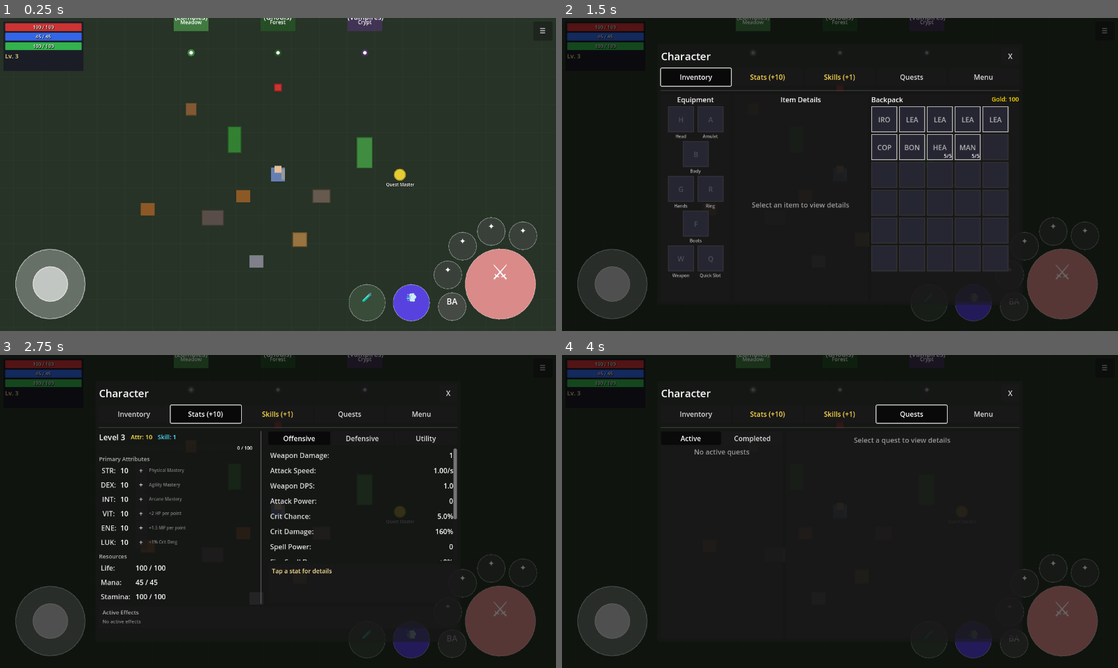
Above: before the commit, frames 1-4 (two rows, left to right).
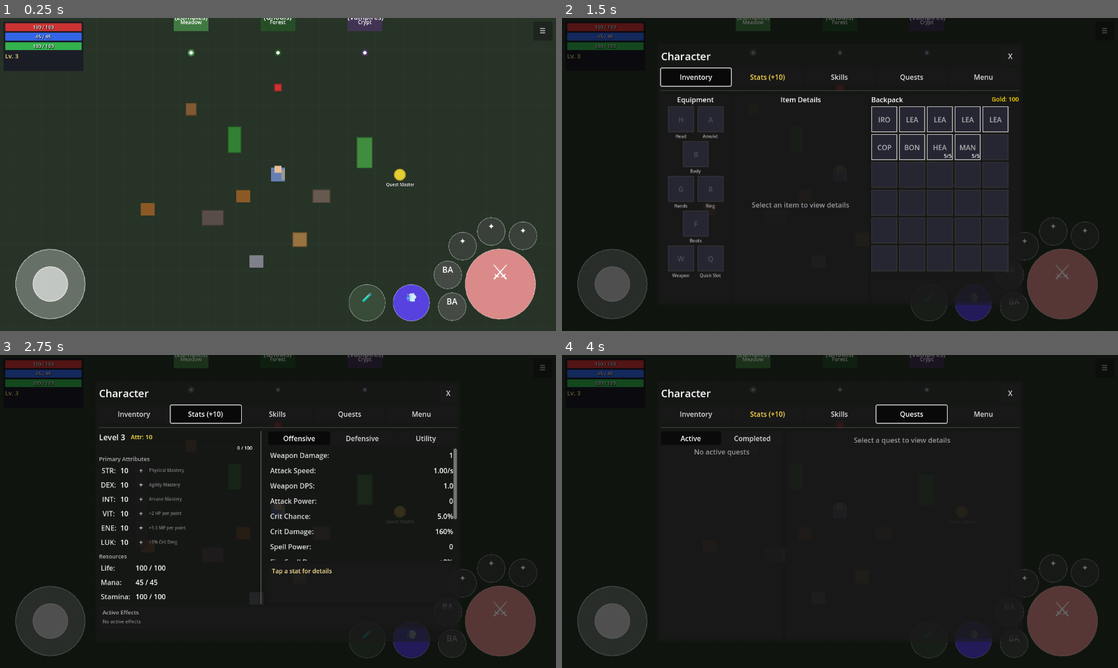
Above: after the commit, the same moments.

Repository: MatousHruska/MobileTestia
Game: Godot game, scene res://scenes/world/test_zone.tscn
Two runs of this game, one before a commit and one after it. Both use one fixed random seed, a clock stepped at 60 frames per second and the inputs below.
Inputs:
- Up to frame 1 (0.25 s): no input
- Up to frame 2 (1.5 s): click "☰" at 0.5 s; click "Inventory" at 1.25 s
- Up to frame 3 (2.75 s): click "Stats (+10)" at 2 s
- Up to frame 4 (4 s): click "Skills (+1)" (after the commit: "Skills") at 2.75 s; click "Quests" at 3.5 s

The runs differ from the first frame. In frame 1, less than 0.1% of the frame differs, in the area x 79-82%, y 79-82%; in frame 2, less than 0.1%; in frame 3, 0.1%, in the area x 28-82%, y 18-81%; in frame 4, less than 0.1%.

Commit message:
Implement ranged combat system with Basic Shot skill
- Add Projectile class with arc movement, collision detection, and pierce support
- Add AimIndicator for subtle trajectory preview during aiming
- Add Basic Shot talent (auto-learn, requires ranged weapon)
- Modify AbilitySlot to support hold-to-release for projectile skills
- Update CombatHUD with aiming phase, charge mechanic, and projectile spawning
- Hold to charge increases range (150-300 units based on charge time)

Diff:
--- a/databases/exports/talents.json
+++ b/databases/exports/talents.json
@@ -32,6 +32,39 @@
       "rank_descriptions": "Deals 100% weapon damage.",
       "icon_name": "tal_basic_strike",
       "required_weapon_category": "melee"
+    },
+    {
+      "id": "tal_basic_shot",
+      "name": "Basic Shot",
+      "tree": "",
+      "row": 1,
+      "column": 2,
+      "max_points": 1,
+      "type": "active",
+      "skill_category": "ranged",
+      "auto_learn": true,
+      "weapon_damage_percent": 100,
+      "flat_damage_bonus": 0,
+      "damage_type": "physical",
+      "lunge_force": 0,
+      "recovery_time": 0.3,
+      "hit_range": 300,
+      "hit_arc": 0,
+      "prerequisite_ids": "",
+      "mana_cost": 0,
+      "stamina_cost": 5,
+      "cooldown": 0,
+      "base_damage": 0,
+      "damage_per_rank": 0,
+      "effect_type": "projectile",
+      "effect_value": 0,
+      "effect_per_point": 0,
+      "duration": 0,
+      "stat_bonuses": "",
+      "description": "Fire an arrow at your target. Hold to aim and increase range.",
+      "rank_descriptions": "Deals 100% weapon damage. Hold to charge for longer range.",
+      "icon_name": "tal_basic_shot",
+      "required_weapon_category": "ranged"
     }
   ]
 }
--- /dev/null
+++ b/scripts/combat/aim_indicator.gd
@@ -0,0 +1,157 @@
+extends Node2D
+class_name AimIndicator
+## AimIndicator - Subtle visual showing projectile trajectory during aiming
+## Displays a dotted line with arc preview
+
+#===============================================================================
+# CONFIGURATION
+#===============================================================================
+
+## Visual settings
+@export var dot_radius: float = 3.0
+@export var dot_spacing: float = 20.0
+@export var dot_count: int = 8
+@export var arc_height: float = 20.0
+@export var base_alpha: float = 0.3
+@export var fade_alpha: float = 0.1
+
+## Colors
+@export var aim_color: Color = Color(1.0, 1.0, 1.0, 0.4)
+@export var max_charge_color: Color = Color(1.0, 0.8, 0.3, 0.5)
+
+#===============================================================================
+# STATE
+#===============================================================================
+
+var direction: Vector2 = Vector2.RIGHT
+var current_range: float = 150.0
+var max_range: float = 300.0
+var charge_progress: float = 0.0  ## 0-1, affects range and visual intensity
+var is_active: bool = false
+
+## Animation
+var pulse_time: float = 0.0
+
+
+func _ready() -> void:
+	visible = false
+
+
+func _process(delta: float) -> void:
+	if not is_active:
+		return
+
+	pulse_time += delta * 3.0
+	queue_redraw()
+
+
+func _draw() -> void:
+	if not is_active:
+		return
+
+	# Calculate actual range based on charge
+	var effective_range := lerpf(current_range * 0.5, current_range, charge_progress)
+
+	# Interpolate color based on charge
+	var color := aim_color.lerp(max_charge_color, charge_progress)
+
+	# Add subtle pulse at max charge
+	if charge_progress >= 0.95:
+		var pulse := sin(pulse_time * 5.0) * 0.1 + 0.9
+		color.a *= pulse
+
+	# Draw dots along trajectory
+	for i in range(dot_count):
+		var t := float(i + 1) / float(dot_count)
+		var distance := t * effective_range
+
+		# Calculate position with arc
+		var pos := direction * distance
+		var arc_offset := arc_height * 4.0 * t * (1.0 - t)
+
+		# Apply arc perpendicular to direction (upward in world space)
+		# For simplicity, offset along negative Y (up on screen)
+		pos.y -= arc_offset
+
+		# Fade alpha toward end of trajectory
+		var alpha := lerpf(base_alpha, fade_alpha, t)
+		var dot_color := color
+		dot_color.a *= alpha
+
+		# Draw dot (slightly smaller toward end)
+		var radius := dot_radius * lerpf(1.0, 0.6, t)
+		draw_circle(pos, radius, dot_color)
+
+	# Draw small arrowhead at end
+	_draw_arrowhead(effective_range, color)
+
+
+func _draw_arrowhead(range_dist: float, color: Color) -> void:
+	## Draw a subtle arrowhead at the end of the aim line
+	var tip_pos := direction * range_dist
+
+	# Apply final arc offset
+	var arc_offset := arc_height * 4.0 * 1.0 * 0.0  # At t=1, arc is 0
+	tip_pos.y -= arc_offset
+
+	# Arrow size
+	var arrow_size := 8.0
+	var half_angle := PI / 6.0  # 30 degrees
+
+	# Calculate arrow wing positions
+	var back_dir := -direction
+	var left_wing := tip_pos + back_dir.rotated(-half_angle) * arrow_size
+	var right_wing := tip_pos + back_dir.rotated(half_angle) * arrow_size
+
+	# Draw arrow
+	var arrow_color := color
+	arrow_color.a *= 0.6
+
+	var points := PackedVector2Array([tip_pos, left_wing, right_wing])
+	draw_colored_polygon(points, arrow_color)
+
+
+#===============================================================================
+# PUBLIC API
+#===============================================================================
+
+func activate(dir: Vector2, max_rng: float = 300.0) -> void:
+	## Start showing the aim indicator
+	direction = dir.normalized()
+	max_range = max_rng
+	current_range = max_rng
+	charge_progress = 0.0
+	is_active = true
+	visible = true
+	pulse_time = 0.0
+	queue_redraw()
+
+
+func deactivate() -> void:
+	## Hide the aim indicator
+	is_active = false
+	visible = false
+
+
+func update_direction(dir: Vector2) -> void:
+	## Update aim direction (called while aiming)
+	if dir.length_squared() > 0.01:
+		direction = dir.normalized()
+		queue_redraw()
+
+
+func update_charge(progress: float) -> void:
+	## Update charge progress (0-1)
+	charge_progress = clampf(progress, 0.0, 1.0)
+	queue_redraw()
+
+
+func set_range(new_range: float) -> void:
+	## Set the current range (affected by charge)
+	current_range = minf(new_range, max_range)
+	queue_redraw()
+
+
+func get_aim_direction() -> Vector2:
+	## Get the current aim direction
+	return direction
--- /dev/null
+++ b/scripts/combat/projectile.gd
@@ -0,0 +1,298 @@
+extends Area2D
+class_name Projectile
+## Projectile - A flying projectile that travels in an arc and damages on collision
+## Used for ranged attacks (arrows, bolts, etc.)
+
+signal hit_target(target: Node2D, projectile: Projectile)
+signal reached_destination(projectile: Projectile)
+
+#===============================================================================
+# CONFIGURATION
+#===============================================================================
+
+## Movement
+@export var base_speed: float = 400.0  ## Base travel speed in pixels/sec
+@export var max_range: float = 300.0   ## Maximum travel distance
+@export var arc_height: float = 20.0   ## Visual arc height (parabolic)
+
+## Collision
+@export var piercing: bool = false     ## If true, continues through targets
+@export var max_pierce_count: int = 1  ## Max targets to pierce (if piercing)
+
+## Visual
+@export var sprite_rotation_offset: float = 0.0  ## Rotation offset for sprite alignment
+
+## Damage (set by spawner)
+var damage: float = 0.0
+var damage_type: String = "physical"
+var source: Node2D = null  ## Who fired this projectile
+
+#===============================================================================
+# STATE
+#===============================================================================
+
+## Flight state
+var direction: Vector2 = Vector2.RIGHT
+var start_position: Vector2 = Vector2.ZERO
+var target_position: Vector2 = Vector2.ZERO
+var travel_distance: float = 0.0
+var current_speed: float = 0.0
+var is_flying: bool = false
+
+## Arc simulation
+var flight_progress: float = 0.0  ## 0 to 1, progress along flight path
+var base_y_offset: float = 0.0    ## Y offset at start (for arc calculation)
+
+## Pierce tracking
+var pierced_targets: Array[Node2D] = []
+var pierce_count: int = 0
+
+## Visual components
+var sprite: Sprite2D = null
+var collision_shape: CollisionShape2D = null
+
+
+func _ready() -> void:
+	_setup_visuals()
+	_setup_collision()
+
+	# Connect collision signal
+	body_entered.connect(_on_body_entered)
+	area_entered.connect(_on_area_entered)
+
+
+func _setup_visuals() -> void:
+	## Create arrow sprite placeholder
+	sprite = Sprite2D.new()
+	sprite.name = "Sprite"
+
+	# Create a simple arrow shape using a polygon texture
+	var arrow_image := Image.create(24, 8, false, Image.FORMAT_RGBA8)
+	arrow_image.fill(Color.TRANSPARENT)
+
+	# Draw arrow shape (pointing right)
+	for x in range(18):
+		for y in range(8):
+			# Arrow shaft
+			if y >= 2 and y <= 5 and x < 14:
+				arrow_image.set_pixel(x, y, Color(0.6, 0.4, 0.2))  # Brown shaft
+			# Arrow head
+			elif x >= 14:
+				var center_y := 3.5
+				var tip_x := 18
+				var base_x := 14
+				var half_width := 4.0
+				# Calculate if point is inside triangle
+				var t := float(x - base_x) / float(tip_x - base_x)
+				var y_range := half_width * (1.0 - t)
+				if abs(y - center_y) <= y_range:
+					arrow_image.set_pixel(x, y, Color(0.4, 0.4, 0.4))  # Gray head
+
+	var texture := ImageTexture.create_from_image(arrow_image)
+	sprite.texture = texture
+	sprite.rotation = sprite_rotation_offset
+	add_child(sprite)
+
+
+func _setup_collision() -> void:
+	## Setup collision detection
+	collision_shape = CollisionShape2D.new()
+	collision_shape.name = "CollisionShape"
+
+	var circle := CircleShape2D.new()
+	circle.radius = 6.0
+	collision_shape.shape = circle
+	add_child(collision_shape)
+
+	# Set collision layers
+	collision_layer = 0  # Projectile doesn't block anything
+	collision_mask = 0b00000110  # Detect enemies (layer 2) and obstacles (layer 3)
+
+
+func _physics_process(delta: float) -> void:
+	if not is_flying:
+		return
+
+	# Move projectile
+	var movement := direction * current_speed * delta
+	travel_distance += movement.length()
+	global_position += movement
+
+	# Update flight progress
+	flight_progress = clampf(travel_distance / max_range, 0.0, 1.0)
+
+	# Apply arc offset (parabolic)
+	_apply_arc_offset()
+
+	# Rotate sprite to match direction
+	sprite.rotation = direction.angle() + sprite_rotation_offset
+
+	# Check if reached max range
+	if travel_distance >= max_range:
+		_on_reached_destination()
+
+
+func _apply_arc_offset() -> void:
+	## Apply parabolic arc to sprite (visual only, doesn't affect collision)
+	## Formula: arc_offset = arc_height * 4 * t * (1-t) where t = 0→1
+	var t := flight_progress
+	var arc_offset := arc_height * 4.0 * t * (1.0 - t)
+
+	# Apply offset perpendicular to travel direction (upward in screen space)
+	# For a horizontal shot, this moves the sprite up then down
+	sprite.position.y = -arc_offset
+
+
+#===============================================================================
+# PUBLIC API
+#===============================================================================
+
+func launch(from: Vector2, dir: Vector2, speed_multiplier: float = 1.0, range_multiplier: float = 1.0) -> void:
+	## Launch the projectile from a position in a direction
+	start_position = from
+	global_position = from
+	direction = dir.normalized()
+
+	current_speed = base_speed * speed_multiplier
+	max_range *= range_multiplier
+
+	travel_distance = 0.0
+	flight_progress = 0.0
+	is_flying = true
+
+	Debug.log("Combat", "Projectile launched", {
+		"from": from,
+		"direction": direction,
+		"speed": current_speed,
+		"max_range": max_range
+	})
+
+
+func launch_to_target(from: Vector2, to: Vector2, speed_multiplier: float = 1.0) -> void:
+	## Launch projectile toward a specific target position
+	start_position = from
+	target_position = to
+	global_position = from
+	direction = (to - from).normalized()
+
+	# Calculate actual range (clamped to max)
+	var dist := from.distance_to(to)
+	max_range = minf(dist, max_range)
+
+	current_speed = base_speed * speed_multiplier
+	travel_distance = 0.0
+	flight_progress = 0.0
+	is_flying = true
+
+
+func set_damage_info(dmg: float, dmg_type: String, src: Node2D) -> void:
+	## Set damage information for this projectile
+	damage = dmg
+	damage_type = dmg_type
+	source = src
+
+
+#===============================================================================
+# COLLISION HANDLING
+#===============================================================================
+
+func _on_body_entered(body: Node2D) -> void:
+	_handle_collision(body)
+
+
+func _on_area_entered(area: Area2D) -> void:
+	# Check if the area's parent is a valid target
+	var parent := area.get_parent()
+	if parent is Node2D:
+		_handle_collision(parent)
+
+
+func _handle_collision(target: Node2D) -> void:
+	## Handle collision with a target
+	if not is_flying:
+		return
+
+	# Skip if we've already hit this target (for piercing)
+	if target in pierced_targets:
+		return
+
+	# Check if target is damageable
+	var is_enemy := target.is_in_group("enemies")
+	var is_obstacle := target.is_in_group("obstacles") or target.is_in_group("walls")
+
+	if is_enemy:
+		_hit_enemy(target)
+	elif is_obstacle:
+		_hit_obstacle()
+
+
+func _hit_enemy(enemy: Node2D) -> void:
+	## Handle hitting an enemy
+	pierced_targets.append(enemy)
+	pierce_count += 1
+
+	# Apply damage
+	if enemy.has_method("take_damage"):
+		enemy.take_damage(damage, source)
+		Debug.log("Combat", "Projectile hit enemy", {
+			"target": enemy.name,
+			"damage": damage
+		})
+
+	# Emit hit signal
+	hit_target.emit(enemy, self)
+
+	# Spawn hit effect
+	_spawn_hit_effect(enemy.global_position)
+
+	# Check if should continue (piercing)
+	if piercing and pierce_count < max_pierce_count:
+		return  # Continue flying
+
+	# Stop and destroy
+	_destroy()
+
+
+func _hit_obstacle() -> void:
+	## Handle hitting an obstacle/wall
+	Debug.log("Combat", "Projectile hit obstacle")
+	_spawn_hit_effect(global_position)
+	_destroy()
+
+
+func _on_reached_destination() -> void:
+	## Called when projectile reaches max range
+	Debug.log("Combat", "Projectile reached max range")
+	reached_destination.emit(self)
+	_destroy()
+
+
+func _spawn_hit_effect(pos: Vector2) -> void:
+	## Spawn a hit particle effect
+	if get_parent():
+		HitboxVisual.spawn_hit_effect(get_parent(), pos, damage_type)
+
+
+func _destroy() -> void:
+	## Clean up and remove projectile
+	is_flying = false
+
+	# Quick fade out
+	var tween := create_tween()
+	tween.tween_property(self, "modulate:a", 0.0, 0.1)
+	tween.tween_callback(queue_free)
+
+
+#===============================================================================
+# FACTORY
+#===============================================================================
+
+static func create_arrow() -> Projectile:
+	## Factory method to create a basic arrow projectile
+	var arrow := Projectile.new()
+	arrow.name = "Arrow"
+	arrow.base_speed = 400.0
+	arrow.max_range = 300.0
+	arrow.arc_height = 20.0
+	arrow.piercing = false
+	return arrow
--- a/scripts/ui/combat/ability_slot.gd
+++ b/scripts/ui/combat/ability_slot.gd
@@ -4,6 +4,8 @@
 ## Handles cooldown tracking, mana checking, and visual feedback
 
 signal ability_activated(slot_index: int, ability_id: String)
+signal ability_hold_started(slot_index: int, ability_id: String)
+signal ability_released(slot_index: int, ability_id: String, hold_duration: float)
 signal ability_ready(slot_index: int)
 
 enum SlotType { ABILITY, ATTACK, DODGE, QUICK_SLOT }
@@ -42,6 +44,11 @@
 var has_valid_weapon: bool = true  ## False if skill requires a weapon type not equipped
 var is_empty: bool = true
 var touch_index: int = -1
+
+## Hold tracking (for ranged skills)
+var is_hold_skill: bool = false      ## True if this skill uses hold-to-release
+var hold_start_time: float = 0.0     ## Time when hold started
+var is_holding: bool = false         ## Currently holding
 
 ## Animation
 var current_scale: float = 1.0
@@ -219,12 +226,37 @@
 
 	Debug.log("Combat", "Slot pressed", {"slot": slot_index, "type": SlotType.keys()[slot_type]})
 
-	# Emit activation signal
-	ability_activated.emit(slot_index, bound_ability_id)
+	# Check if this is a hold skill (projectile type)
+	# effect_type can be either a string or an enum value
+	var effect_type = ability_data.get("effect_type", "")
+	if effect_type is int:
+		is_hold_skill = effect_type == TalentData.EffectType.PROJECTILE
+	elif effect_type is String:
+		is_hold_skill = effect_type.to_lower() == "projectile"
+	else:
+		is_hold_skill = false
+
+	if is_hold_skill:
+		# Start hold tracking
+		hold_start_time = Time.get_ticks_msec() / 1000.0
+		is_holding = true
+		ability_hold_started.emit(slot_index, bound_ability_id)
+		Debug.log("Combat", "Hold skill started", {"slot": slot_index})
+	else:
+		# Emit immediate activation signal for non-hold skills
+		ability_activated.emit(slot_index, bound_ability_id)
 
 
 func _on_release() -> void:
+	# Calculate hold duration if this was a hold skill
+	if is_holding and is_hold_skill:
+		var current_time := Time.get_ticks_msec() / 1000.0
+		var hold_duration := current_time - hold_start_time
+		ability_released.emit(slot_index, bound_ability_id, hold_duration)
+		Debug.log("Combat", "Hold skill released", {"slot": slot_index, "duration": hold_duration})
+
 	is_pressed_state = false
+	is_holding = false
 	touch_index = -1
 	_animate_press(false)
 	queue_redraw()
@@ -310,6 +342,19 @@
 	custom_minimum_size = Vector2(radius * 2, radius * 2)
 	pivot_offset = custom_minimum_size / 2.0
 	queue_redraw()
+
+
+func get_hold_duration() -> float:
+	## Get the current hold duration (while holding)
+	if not is_holding:
+		return 0.0
+	var current_time := Time.get_ticks_msec() / 1000.0
+	return current_time - hold_start_time
+
+
+func is_currently_holding() -> bool:
+	## Check if this slot is currently being held
+	return is_holding
 
 
 ## Update weapon validity based on equipped weapon category
--- a/scripts/ui/combat/combat_hud.gd
+++ b/scripts/ui/combat/combat_hud.gd
@@ -21,6 +21,19 @@
 ## Player reference for dodge stamina check
 var player: PlayerController = null
 
+## Ranged aiming
+var aim_indicator: AimIndicator = null
+var is_aiming: bool = false
+var aiming_slot_index: int = -1
+var aiming_talent: TalentData = null
+var aim_start_time: float = 0.0
+
+## Charge constants
+const MIN_CHARGE_TIME: float = 0.5      ## Minimum time to hold before shooting
+const MAX_CHARGE_TIME: float = 2.0      ## Maximum charge time for full range
+const BASE_RANGE: float = 150.0         ## Range at minimum charge
+const MAX_RANGE: float = 300.0          ## Range at maximum charge
+
 ## Constants
 const DEFAULT_CONFIG_PATH := "res://resources/combat_hud_config.tres"
 
@@ -46,6 +59,12 @@
 	_connect_talent_manager()
 
 	Debug.info("Combat", "CombatHUD initialized", {"abilities": config.ability_count})
+
+
+func _process(_delta: float) -> void:
+	# Update aim indicator during aiming
+	if is_aiming and aim_indicator and player:
+		_update_aiming()
 
 
 func _connect_talent_manager() -> void:
@@ -175,6 +194,8 @@
 		slot.border_width = config.button_border_width
 		slot.border_color = config.button_border_color
 		slot.ability_activated.connect(_on_ability_activated)
+		slot.ability_hold_started.connect(_on_ability_hold_started)
+		slot.ability_released.connect(_on_ability_released)
 		slot.ability_ready.connect(_on_ability_ready)
 		add_child(slot)
 		ability_slots.append(slot)
@@ -338,6 +359,177 @@
 	})
 
 
+func _on_ability_hold_started(slot_index: int, ability_id: String) -> void:
+	## Handle hold-to-release skill start (projectile skills)
+	Debug.log("Combat", "Ability hold started", {"slot": slot_index, "ability": ability_id})
+
+	var talent := TalentManager.get_talent(ability_id)
+	if not talent:
+		Debug.warn("Combat", "Talent not found: %s" % ability_id)
+		return
+
+	# Check if player can act
+	if player and player.is_locked:
+		Debug.log("Combat", "Player is locked, cannot aim")
+		return
+
+	# Check weapon requirement
+	if talent.has_weapon_requirement():
+		var weapon_cat: String = Inventory.get_equipped_weapon_category()
+		if not talent.matches_weapon_category(weapon_cat):
+			Debug.log("Combat", "Wrong weapon for %s" % talent.talent_name)
+			return
+
+	# Check stamina (ranged skills use stamina)
+	if talent.stamina_cost > 0 and PlayerStats.current_stamina < talent.stamina_cost:
+		Debug.log("Combat", "Not enough stamina for %s" % talent.talent_name)
+		return
+
+	# Start aiming
+	is_aiming = true
+	aiming_slot_index = slot_index
+	aiming_talent = talent
+	aim_start_time = Time.get_ticks_msec() / 1000.0
+
+	# Create aim indicator if needed
+	_ensure_aim_indicator()
+
+	# Get aim direction from player facing
+	var aim_dir := _get_player_facing_vector()
+
+	# Activate aim indicator
+	aim_indicator.activate(aim_dir, MAX_RANGE)
+	aim_indicator.global_position = player.global_position
+
+	Debug.log("Combat", "Started aiming %s" % talent.talent_name)
+
+
+func _on_ability_released(slot_index: int, ability_id: String, hold_duration: float) -> void:
+	## Handle hold-to-release skill release (fire projectile)
+	Debug.log("Combat", "Ability released", {"slot": slot_index, "ability": ability_id, "duration": hold_duration})
+
+	if not is_aiming or slot_index != aiming_slot_index:
+		return
+
+	# Check minimum charge time
+	if hold_duration < MIN_CHARGE_TIME:
+		Debug.log("Combat", "Charge too short, cancelled")
+		_cancel_aiming()
+		return
+
+	# Calculate charge progress (0-1)
+	var charge_progress := clampf((hold_duration - MIN_CHARGE_TIME) / (MAX_CHARGE_TIME - MIN_CHARGE_TIME), 0.0, 1.0)
+
+	# Calculate range based on charge
+	var effective_range := lerpf(BASE_RANGE, MAX_RANGE, charge_progress)
+
+	# Fire the projectile
+	_fire_projectile(aiming_talent, aim_indicator.get_aim_direction(), effective_range, charge_progress)
+
+	# Start cooldown
+	if aiming_talent.cooldown > 0 and slot_index >= 0 and slot_index < ability_slots.size():
+		ability_slots[slot_index].start_cooldown(aiming_talent.cooldown)
+
+	# End aiming
+	_end_aiming()
+
+
+func _ensure_aim_indicator() -> void:
+	## Create aim indicator if it doesn't exist
+	if aim_indicator:
+		return
+
+	aim_indicator = AimIndicator.new()
+	aim_indicator.name = "AimIndicator"
+
+	# Add to world (not UI) so it moves with the player
+	if player and player.get_parent():
+		player.get_parent().add_child(aim_indicator)
+
+
+func _update_aiming() -> void:
+	## Update aim indicator position and direction during aiming
+	if not aim_indicator or not player:
+		return
+
+	# Update position to follow player
+	aim_indicator.global_position = player.global_position
+
+	# Update direction based on player input or facing
+	var aim_dir := Vector2.ZERO
+	if player.input_direction.length_squared() > 0.01:
+		aim_dir = player.input_direction.normalized()
+	else:
+		aim_dir = _get_player_facing_vector()
+
+	aim_indicator.update_direction(aim_dir)
+
+	# Update charge progress
+	var current_time := Time.get_ticks_msec() / 1000.0
+	var hold_duration := current_time - aim_start_time
+	var charge_progress := clampf((hold_duration - MIN_CHARGE_TIME) / (MAX_CHARGE_TIME - MIN_CHARGE_TIME), 0.0, 1.0)
+	aim_indicator.update_charge(charge_progress)
+
+
+func _fire_projectile(talent: TalentData, direction: Vector2, range_dist: float, charge_progress: float) -> void:
+	## Fire a projectile in the given direction
+	if not player:
+		return
+
+	# Consume stamina
+	if talent.stamina_cost > 0:
+		PlayerStats.use_stamina(talent.stamina_cost)
+
+	# Calculate damage
+	var invested := TalentManager.get_invested_points(talent.id)
+	var damage_result := DamageCalculator.calculate_final_damage(talent, invested)
+
+	# Create projectile
+	var projectile := Projectile.create_arrow()
+	projectile.max_range = range_dist
+	projectile.damage = damage_result.final_damage
+	projectile.damage_type = _get_damage_type_string(talent.damage_type_id)
+	projectile.source = player
+
+	# Speed multiplier based on charge
+	var speed_mult := lerpf(0.8, 1.2, charge_progress)
+
+	# Add to world
+	if player.get_parent():
+		player.get_parent().add_child(projectile)
+
+	# Launch projectile
+	var spawn_pos := player.global_position
+	projectile.launch(spawn_pos, direction, speed_mult)
+
+	# Apply recovery lockout
+	if talent.recovery_time > 0:
+		player.apply_recovery_lockout(talent.recovery_time)
+
+	Debug.log("Combat", "Fired projectile: %s" % talent.talent_name, {
+		"direction": direction,
+		"range": range_dist,
+		"damage": int(damage_result.final_damage),
+		"crit": damage_result.is_critical
+	})
+
+
+func _cancel_aiming() -> void:
+	## Cancel aiming without firing
+	_end_aiming()
+	Debug.log("Combat", "Aiming cancelled")
+
+
+func _end_aiming() -> void:
+	## Clean up after aiming (success or cancel)
+	is_aiming = false
+	aiming_slot_index = -1
+	aiming_talent = null
+
+	if aim_indicator:
+		aim_indicator.deactivate()
+
+
 func _apply_skill_mechanics(talent: TalentData) -> void:
 	## Apply lunge, animation, and recovery to player
 	if not player:
